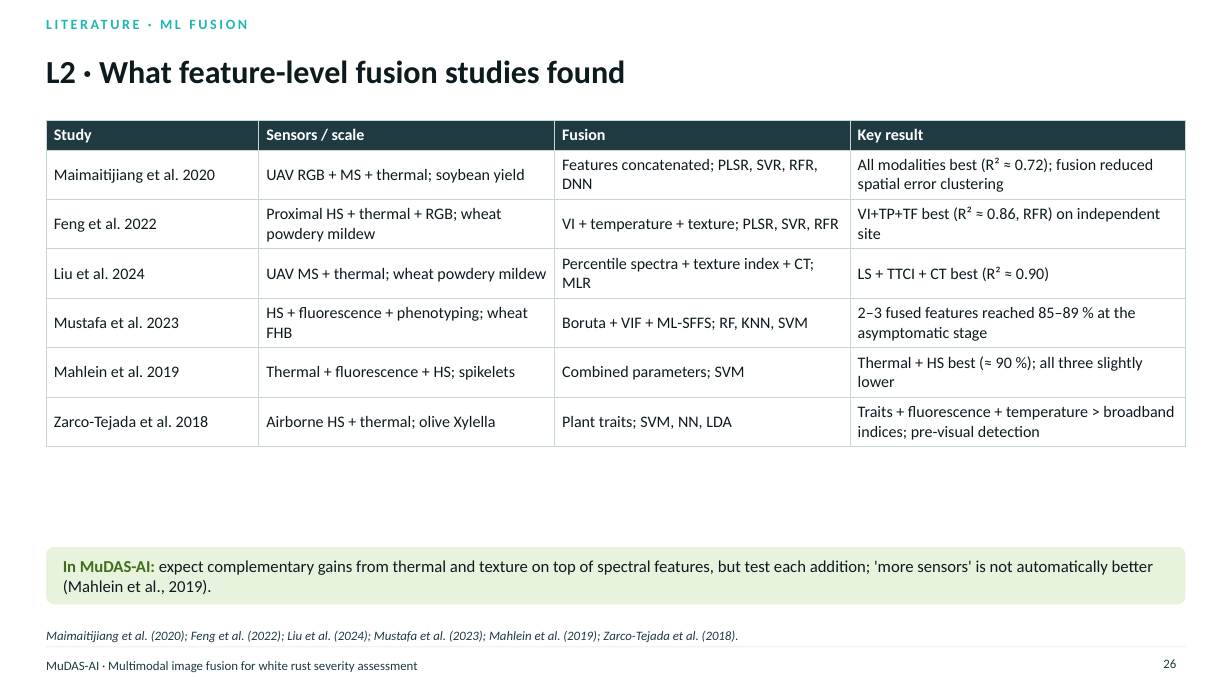
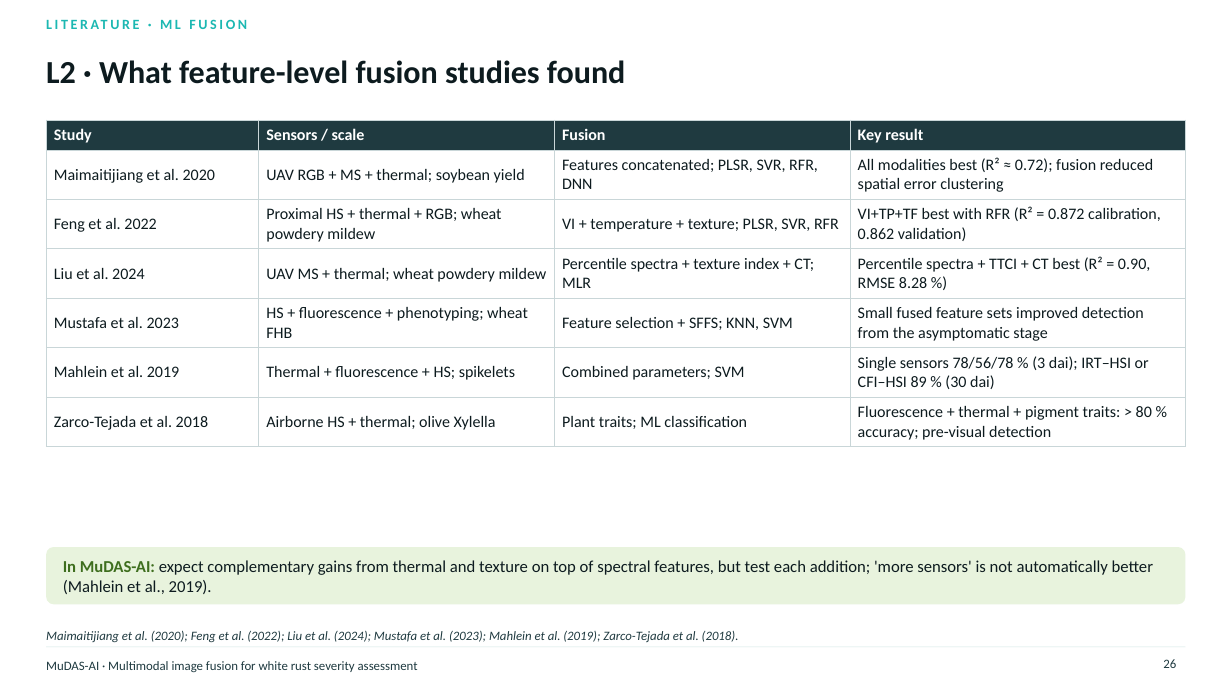
Before and after one commit to animesh270799-ctrl/meta, a slide deck: slide 26 of MuDAS-AI_Multimodal_Fusion_50slides.pptx. Drawn at 1232x693 pixels with LibreOffice and Linux fonts; fonts in the diff are those of the drawing. Boxes give left, top, right and bottom in pixels: in the first picture for what was removed or moved away, otherwise in the second. Text is boxed around its words. In the diff, an @@ line names an element or a change of style, - is before the commit and + after.

```diff
--- a/MuDAS-AI_Multimodal_Fusion_50slides.pptx
+++ b/MuDAS-AI_Multimodal_Fusion_50slides.pptx
@@ table at (46,120,1186,444) @@
-row 3, column 4: VI+TP+TF best (R² ≈ 0.86, RFR) on independent site
+row 3, column 4: VI+TP+TF best with RFR (R² = 0.872 calibration, 0.862 validation)
-row 4, column 4: LS + TTCI + CT best (R² ≈ 0.90)
+row 4, column 4: Percentile spectra + TTCI + CT best (R² = 0.90, RMSE 8.28 %)
-row 5, column 3: Boruta + VIF + ML-SFFS; RF, KNN, SVM
+row 5, column 3: Feature selection + SFFS; KNN, SVM
-row 5, column 4: 2–3 fused features reached 85–89 % at the asymptomatic stage
+row 5, column 4: Small fused feature sets improved detection from the asymptomatic stage
-row 6, column 4: Thermal + HS best (≈ 90 %); all three slightly lower
+row 6, column 4: Single sensors 78/56/78 % (3 dai); IRT–HSI or CFI–HSI 89 % (30 dai)
-row 7, column 3: Plant traits; SVM, NN, LDA
+row 7, column 3: Plant traits; ML classification
-row 7, column 4: Traits + fluorescence + temperature > broadband indices; pre-visual detection
+row 7, column 4: Fluorescence + thermal + pigment traits: > 80 % accuracy; pre-visual detection
```
Also in this commit, not shown: 4 other slides changed, 1 other file.
